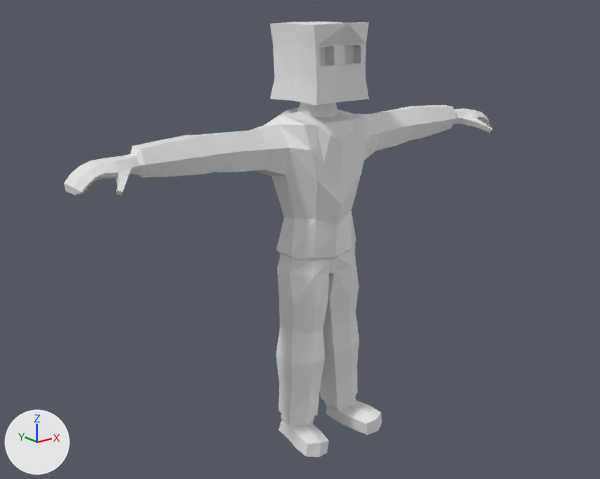
A saved change to the Blender file Models/MrLaw.blend.
Camera for both pictures: a 50 mm lens placed at (-8.86, -10.6, 2.77), pointed at (-0.25, 0.16, -1.54). Lighting does not change. The marker at lower left points along +X, +Y and +Z.
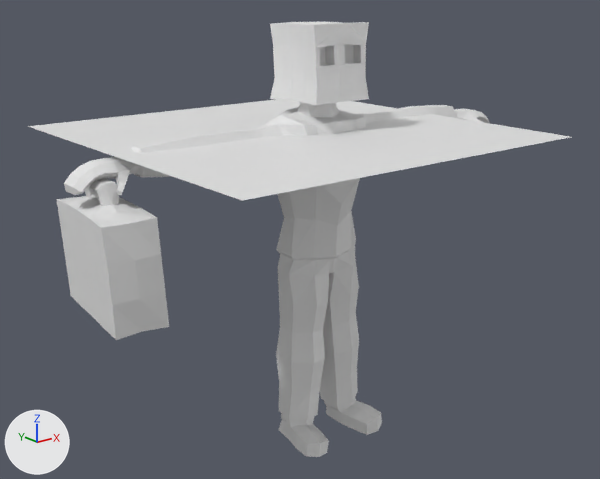
What changed in the scene script:
```text
Add me_plane:
    me_plane.from_pydata([(-1.0, -1.0, 0.0), (1.0, -1.0, 0.0), (-1.0, 1.0, 0.0), (1.0, 1.0, 0.0)], [], [(0, 1, 3, 2)])
Add me_cube:
    me_cube.from_pydata(...)  # 78 vertices, 78 faces; spans x -0.696..0.696, y -0.482..0.482, z -0.506..0.637
    me_cube.materials.append(mat_material_001)  # its picture is missing
Add ob_plane:
    ob_plane = bpy.data.objects.new('Plane', me_plane)
    ob_plane.location = (-0.58, 0.0, 0.4)
    ob_plane.scale = (3.15, 3.15, 3.15)
Add ob_bag:
    ob_bag = bpy.data.objects.new('bag', me_cube)
    ob_bag.location = (-3.88, 0.02, -1.03)
    ob_bag.rotation_euler = (0.00924, -0.0732, -1.276)  # degrees (0.5, -4.2, -73)
    ob_bag.scale = (1.75, 1.75, 1.75)
```

Boxes [x1, y1, x2, y2] around the edits, measured in the pictures (600 x 479 px):
'Plane', added: after [28, 99, 570, 201]
'bag', added: after [56, 178, 169, 340]
